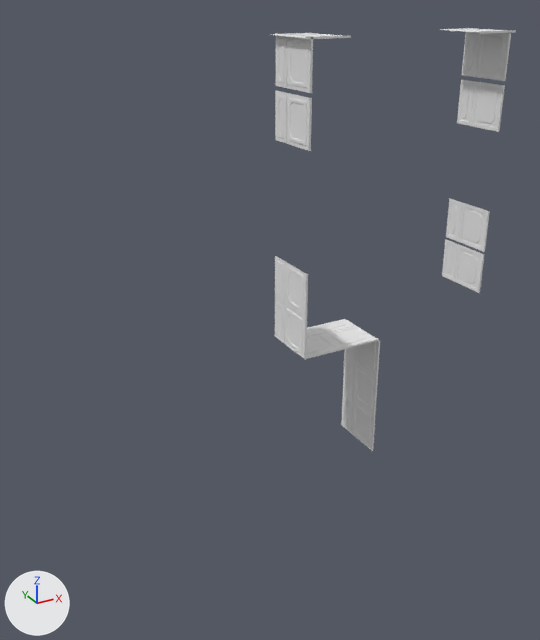
Renders of the OBJ model Models/New/BossOffice/officePanels1.obj from each side of a commit.
One viewpoint serves both versions: a camera (50 mm lens) standing at (28.8, -16.9, 33.0) and looking at (38.1, -0.1, 24.6). Every picture has the same lights, and +X, +Y and +Z are marked at lower left. Where no turn or scale is listed for an object, it has been applied to the vertices. Vertices at the same position are counted once.

Objects in the first picture: 'officepanel.smd.001'.
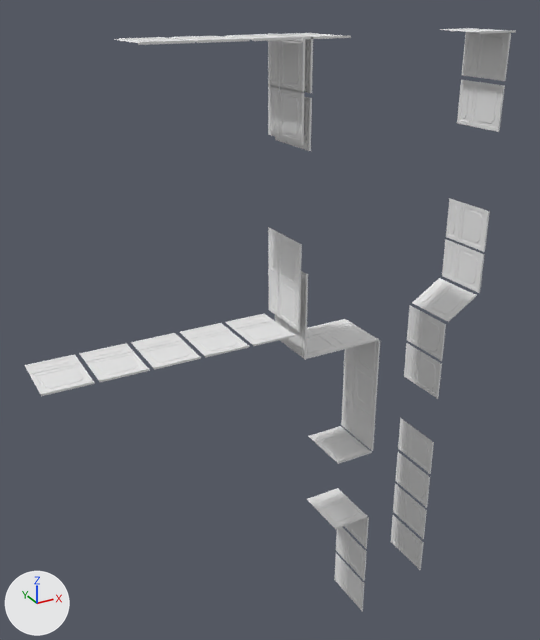
Commit message: Added New Office Props

Patch to the scene script:
```diff
--- a/Models/New/BossOffice/officePanels1.obj.py
+++ b/Models/New/BossOffice/officePanels1.obj.py
@@ me_officepanel_smd_001 @@
 # used by ob_officepanel_smd_001; location = (0.0, 0.0, 0.0)
-me_officepanel_smd_001.from_pydata(...)  # 1383 vertices, 2520 faces; spans x 38.1..44.5, y -1.68..0.0, z 20.34..32.08
+me_officepanel_smd_001.from_pydata(...)  # 3640 vertices, 3827 faces; spans x 31.4..44.5, y -1.68..0.0, z 14.0..32.09
+# me_officepanel_smd_001 part 1: 1128 vertices added at x 39.47..44.24, y -1.68..0.0, z 14.0..24.73
+# me_officepanel_smd_001 part 2: 659 vertices added at x 31.4..39.49, y -1.68..0.0, z 24.07..27.26
+# me_officepanel_smd_001 part 3: 470 vertices added at x 34.21..38.1, y -1.68..0.0, z 29.69..32.09
 me_officepanel_smd_001.materials.append(mat_officepanel)
```

What differs and where, as boxes (x1, y1, x2, y2) in the pictures (540 x 640 px):
'officepanel.smd.001', reshaped (102% wider, 38% taller): before (273, 28, 516, 451); after (25, 28, 516, 612)
part 1 of me_officepanel_smd_001, added: after (307, 278, 477, 612)
part 2 of me_officepanel_smd_001, added: after (25, 227, 378, 396)
part 3 of me_officepanel_smd_001, added: after (115, 33, 305, 146)
